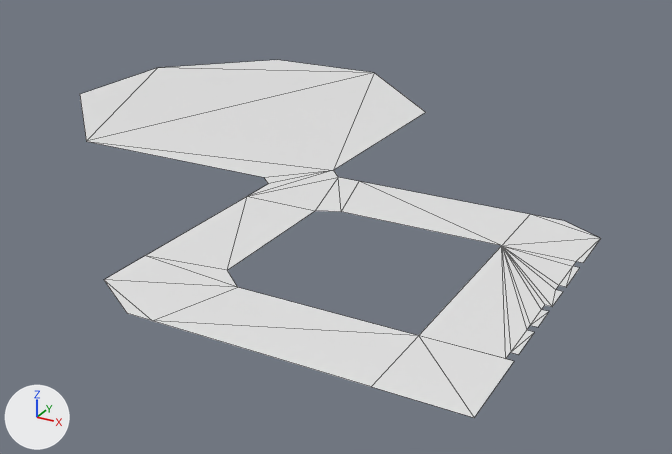
The glTF model zone-nav.glb, before and after one commit.
Rendered twice from a 50 mm lens placed at (28.1, -41.0, 23.4), pointed at (-3.9, 17.2, -5.7). The axes (+X, +Y, +Z) are drawn at lower left. The lights are the same throughout. Mesh edges are drawn as thin lines. Vertices at the same position are counted once.

The first picture shows 'nav-mesh'.
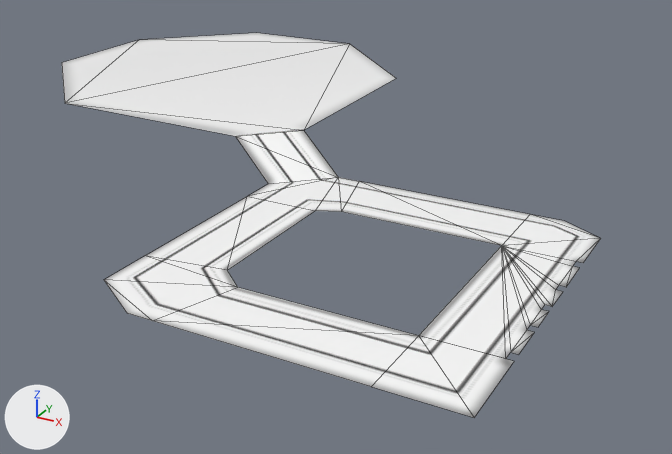
The newer file is also turned or shifted as a whole; pictures and numbers use the older file's frame.

Changed parts and their boxes (x1, y1, x2, y2) in the pictures (672 x 454 px; the box of a moved part takes in the faces that stretch with it):
'nav-mesh', reshaped (8% taller): before (80, 60, 600, 418); after (62, 33, 600, 418)
part 1 of me_gd_mesh_002, moved or reshaped: before (161, 60, 373, 73); after (143, 33, 346, 44)
part 2 of me_gd_mesh_002, moved or reshaped: before (80, 68, 371, 141); after (62, 40, 347, 103)
part 3 of me_gd_mesh_002, moved or reshaped (not visible before): after (146, 196, 314, 270)
part 4 of me_gd_mesh_002, moved or reshaped: before (87, 73, 426, 184); after (67, 44, 396, 136)
part 5 of me_gd_mesh_002, moved or reshaped: before (315, 177, 341, 212); after (360, 181, 530, 246)
part 6 of me_gd_mesh_002, moved or reshaped: before (339, 177, 530, 246); after (341, 181, 499, 245)
part 7 of me_gd_mesh_002, moved or reshaped: before (146, 170, 338, 270); after (236, 130, 359, 212)
part 8 of me_gd_mesh_002, surface changed: (104, 214, 600, 418) in both

The change, as a diff of the scene's bpy script:
```diff
--- a/zone-nav.glb.py
+++ b/zone-nav.glb.py
@@ img_uvlayout_col @@
+img_uvlayout_col = load_image('UVlayout_col', '_unpacked/UVlayout_col', 1011, 1026, 'sRGB')
@@ mat_testing @@
+mat_testing = principled_material('Testing')
+mat_testing.texture = img_uvlayout_col
+mat_testing.roughness = 0.224
@@ me_gd_mesh_002 @@
 # used by ob_nav_mesh; location = (0.0, 0.0, 0.0)
-me_gd_mesh_002.from_pydata(...)  # 47 vertices, 47 faces; spans x -33.3..17.3, y -9.0..41.6, z 0.0
+me_gd_mesh_002.from_pydata(...)  # 47 vertices, 47 faces; spans x -37.1..17.3, y -9.0..43.6, z 0.0..2.1
+# me_gd_mesh_002 part 1: all 4 vertices in x -33.3..-2.8, y 31.4..41.6, z 0.0 are moved by (-3.8, 2.0, 2.1)
+# me_gd_mesh_002 part 2: all 2 vertices in x -33.2..-23.1, y 11.1..21.3, z 0.0 are moved by (-3.8, 2.0, 2.1)
+# me_gd_mesh_002 part 3: the 1 vertex in x -1.8, y 13.7, z 0.0 is moved by (-3.7, -6.2, 0.0)
+# me_gd_mesh_002 part 4: all 2 vertices in x -6.4..-2.8, y 11.1..14.8, z 0.0 are moved by (-3.4, 1.5, 2.1)
+# me_gd_mesh_002 part 5: the 1 vertex in x 1.4, y 8.2, z 0.0 is moved by (-1.5, 5.5, 0.0)
+# me_gd_mesh_002 part 6: the 1 vertex in x -0.1, y 13.7, z 0.0 is moved by (1.5, -5.5, 0.0)
+# me_gd_mesh_002 part 7: the 1 vertex in x -5.4, y 7.5, z 0.0 is moved by (3.7, 6.2, 0.0)
+# me_gd_mesh_002 part 8: 36 kept faces spanning x -26.9..17.3, y -9.0..43.6, z 0.0..2.1 get new texture (UV) coordinates
+me_gd_mesh_002.materials.append(mat_testing)  # picture img_uvlayout_col
```
